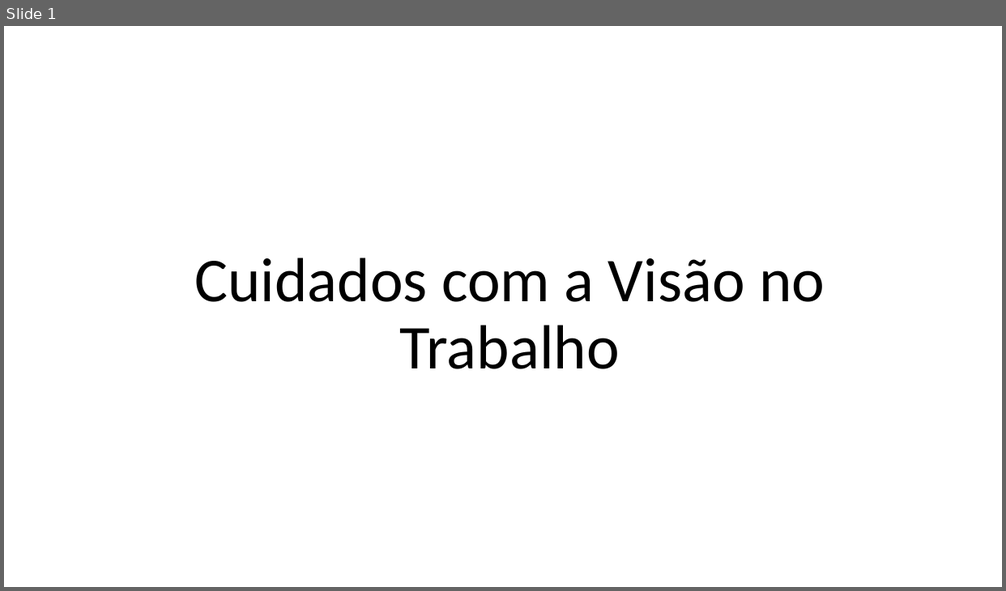
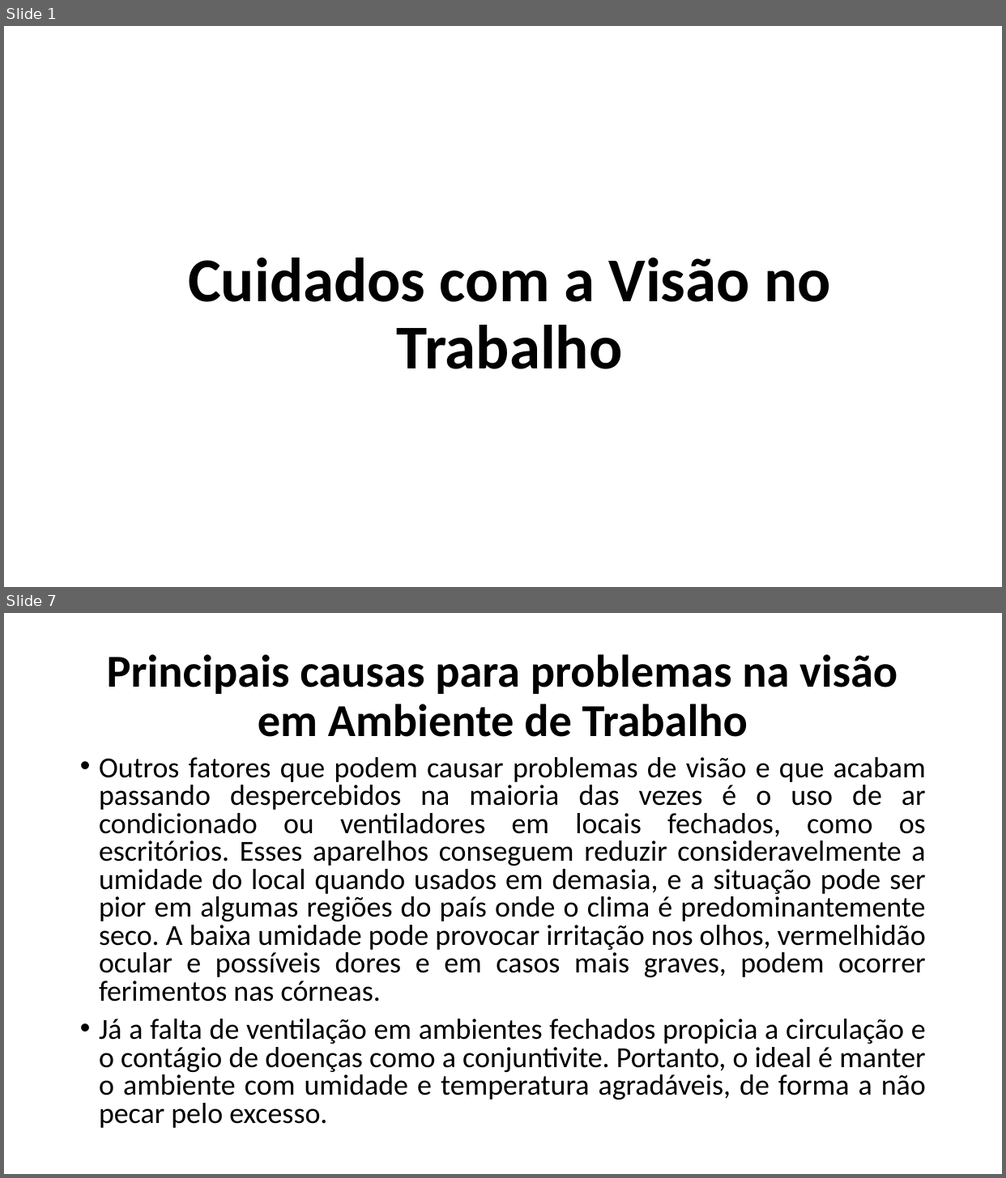
Before and after one commit to marilucindo/SemadecArquives, a slide deck: Docs.28.01/Cuidados com a Visão no Trabalho.pptx. Shown one above the other, each under a label of ours: slide 1 before the commit, slides 1 and 7 after it; the slides between them are not shown. The pictures are 1006x591 and 1006x1178 pixels, drawn with LibreOffice and Linux fonts; fonts in the diff are those of the drawing. Boxes give left, top, right and bottom in pixels: in the first picture for what was removed or moved away, otherwise in the second. Text is boxed around its words. In the diff, an @@ line names an element or a change of style, - is before the commit and + after.

Commit message:
Commit012
Modificações no arquivo para apresentação.

```diff
--- a/Docs.28.01/Cuidados com a Visão no Trabalho.pptx
+++ b/Docs.28.01/Cuidados com a Visão no Trabalho.pptx
@@ slide 7 added at (4,613,1002,1174), background #FFFFFF @@
@@ title added at (107,654,897,737), 44 pt, text #000000, bold @@
+Principais causas para problemas na visão em Ambiente de Trabalho
@@ text added at (99,757,926,1128), 28 pt, text #000000 @@
+• Outros fatores que podem causar problemas de visão e que acabam passando despercebidos na maioria das vezes é o uso de ar condicionado ou ventiladores em locais fechados, como os escritórios. Esses aparelhos conseguem reduzir consideravelmente a umidade do local quando usados em demasia, e a situação pode ser pior em algumas regiões do país onde o clima é predominantemente seco. A baixa umidade pode provocar irritação nos olhos, vermelhidão ocular e possíveis dores e em casos mais graves, podem ocorrer ferimentos nas córneas.
+• Já a falta de ventilação em ambientes fechados propicia a circulação e o contágio de doenças como a conjuntivite. Portanto, o ideal é manter o ambiente com umidade e temperatura agradáveis, de forma a não pecar pelo excesso.
@@ slide 1 changed as well @@
@@ title "Cuidados com a Visão no ..." at (188,258,831,369): bold on @@
```
Also in this commit, not shown: 2 other slides changed, 3 other slides added, 1 slide removed, 2 other files.
